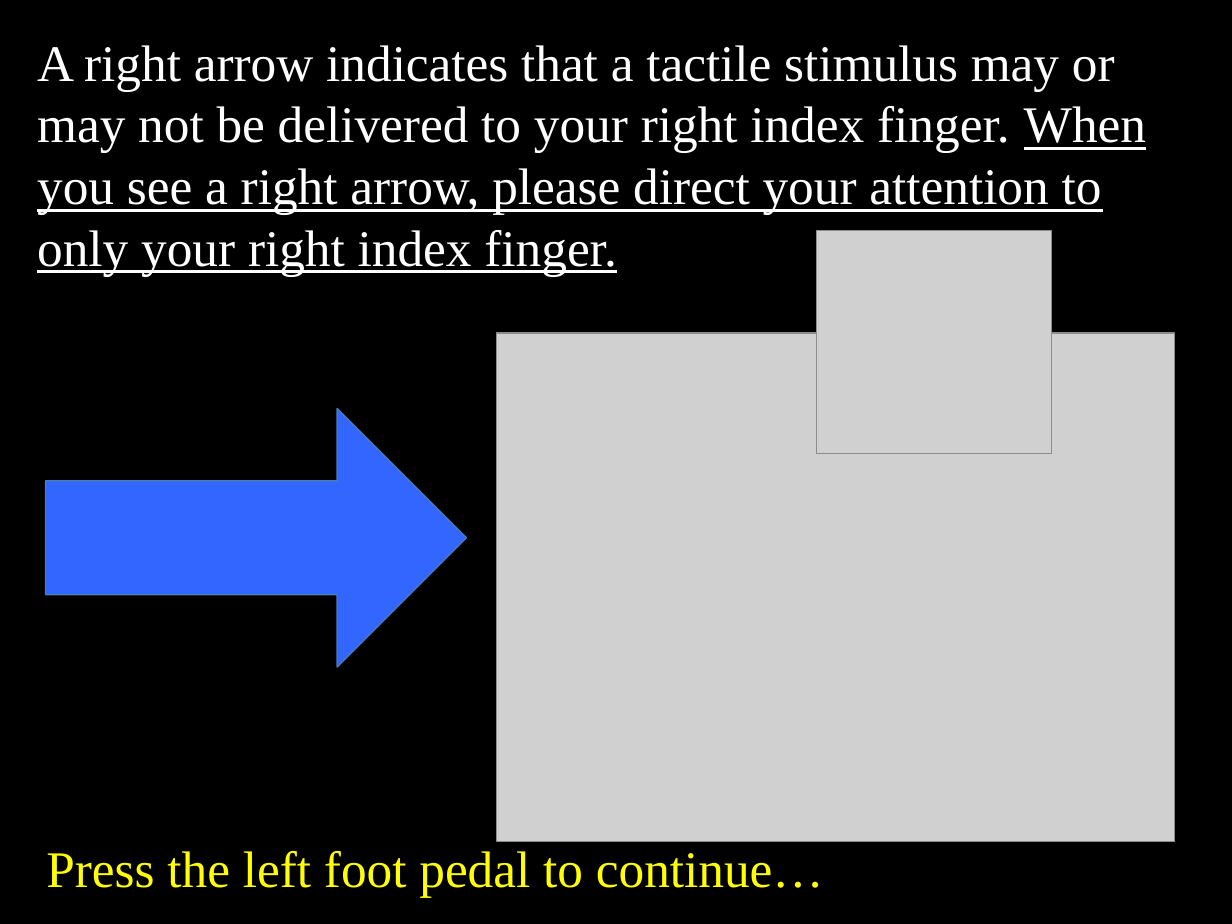
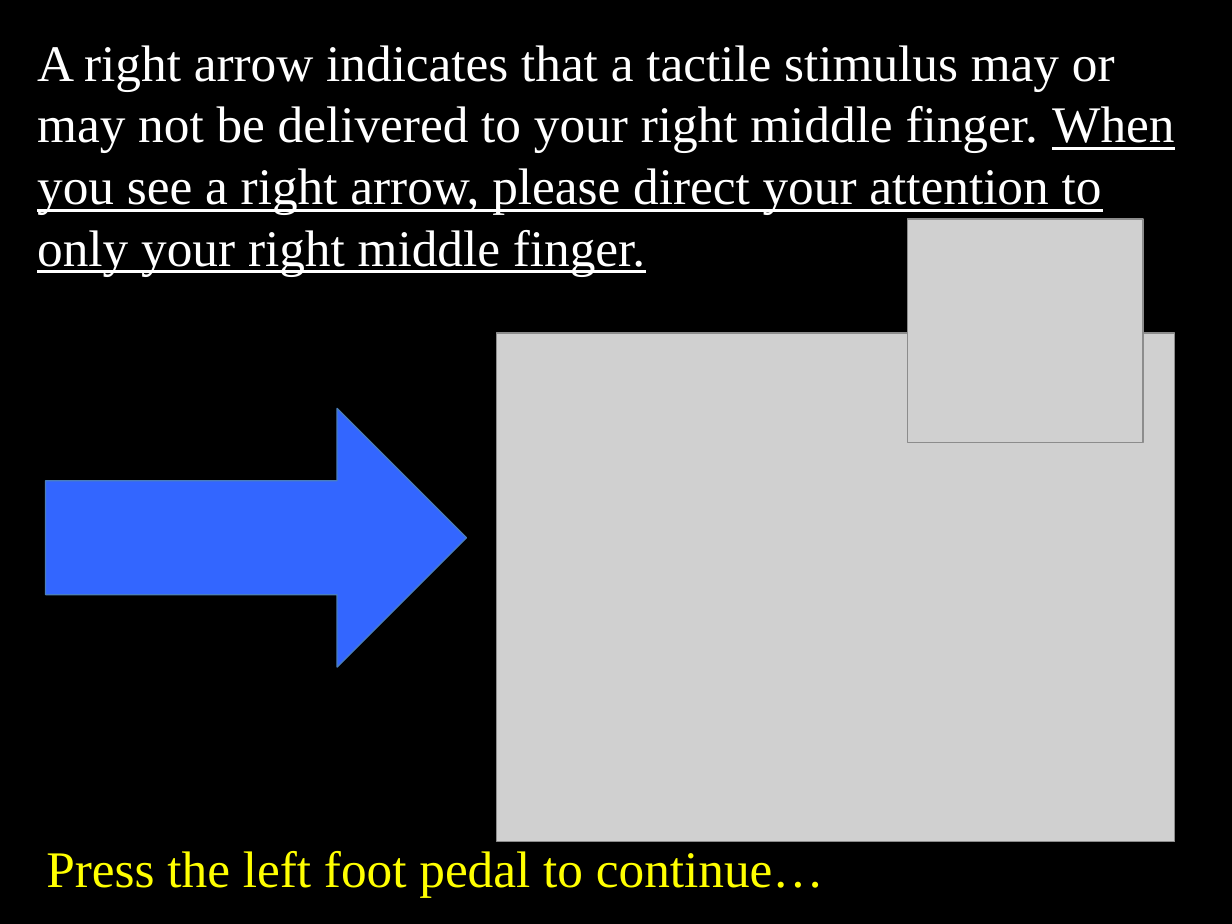
Before and after one commit to EmbodiedResearchLab/Vitality-Tactile-Detection, a slide deck: slide 3 of Stimuli/new/General instructions.pptx. Drawn at 1232x924 pixels with LibreOffice and Linux fonts; fonts in the diff are those of the drawing; grey boxes stand for pictures. Boxes give left, top, right and bottom in pixels: in the first picture for what was removed or moved away, otherwise in the second. Text is boxed around its words. In the diff, an @@ line names an element or a change of style, - is before the commit and + after.

Commit message:
Fixed instructions and number of trials
Fixed instructions to say middle finger and changed # threshold trials
per hand to 105

```diff
--- a/Stimuli/new/General instructions.pptx
+++ b/Stimuli/new/General instructions.pptx
@@ text at (37,45,1174,276): text changed @@
-A right arrow indicates that a tactile stimulus may or may not be delivered to your right index finger. When you see a right arrow, please direct your attention to only your right index finger.
+A right arrow indicates that a tactile stimulus may or may not be delivered to your right middle finger. When you see a right arrow, please direct your attention to only your right middle finger.
@@ picture: place and size @@
-picture at (817,230,1052,453)
+picture at (908,219,1143,442)
```
Also in this commit, not shown: 7 other slides changed, 8 other files.
